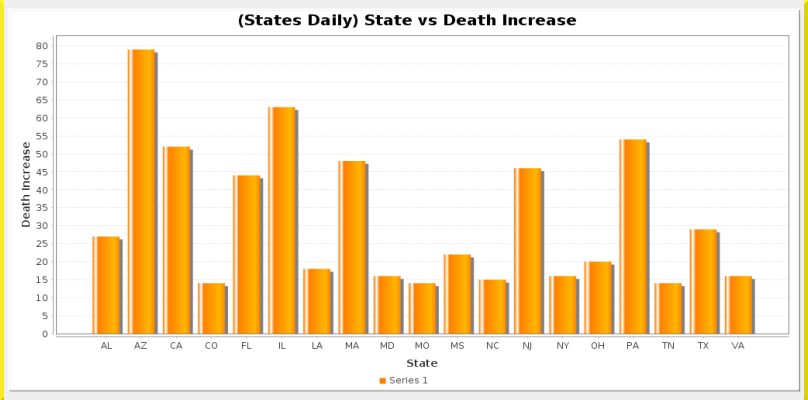
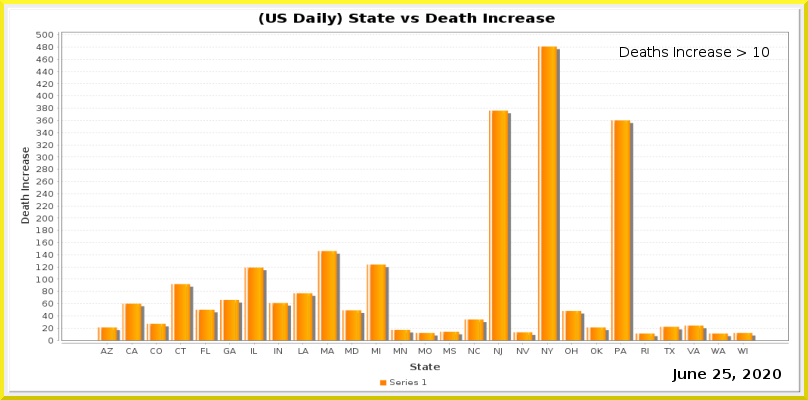
Before/after of a 808 x 400 layered artwork. What changed in the layer stack:
removed layer "Pasted Layer" over left=4, top=0, right=804, bottom=400
painted on "Current Date" over left=723, top=369, right=731, bottom=379
painted on "Date_vs_TestIncrease.png" over left=36, top=12, right=789, bottom=371
